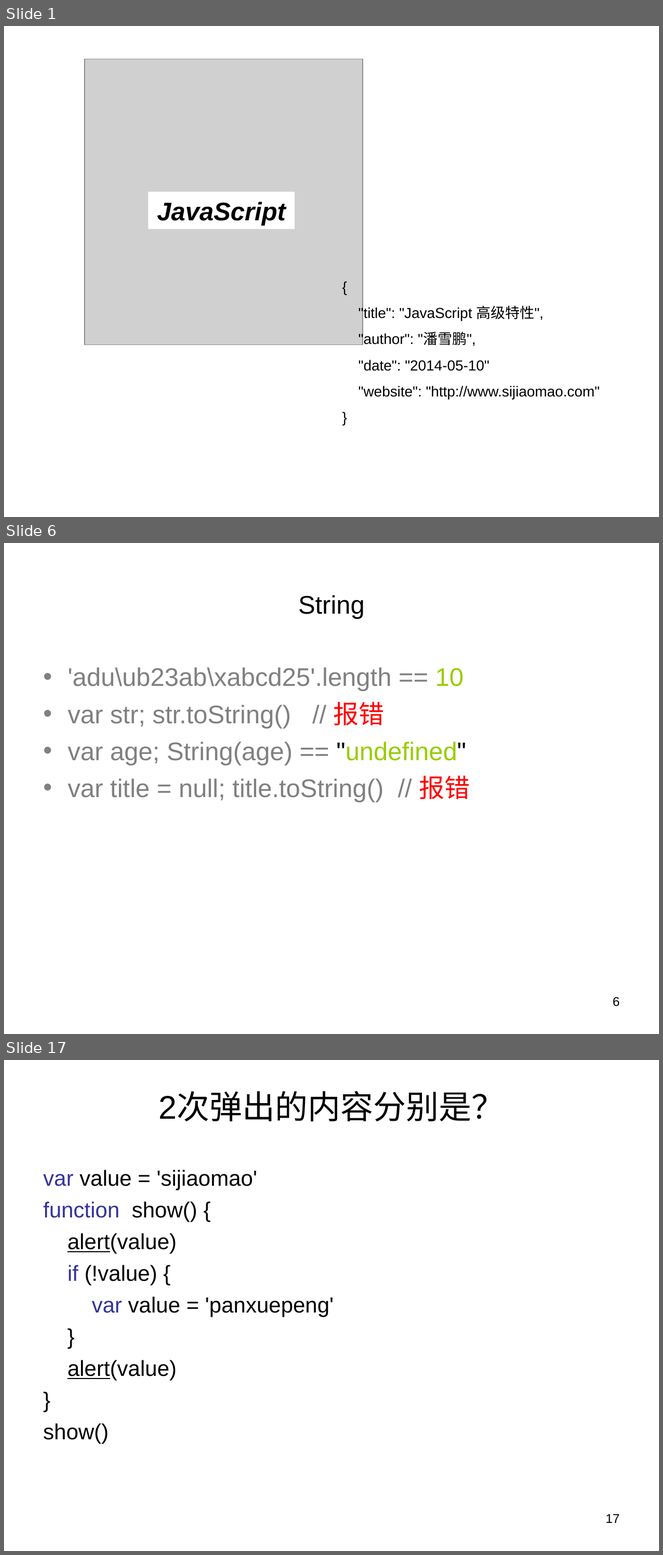
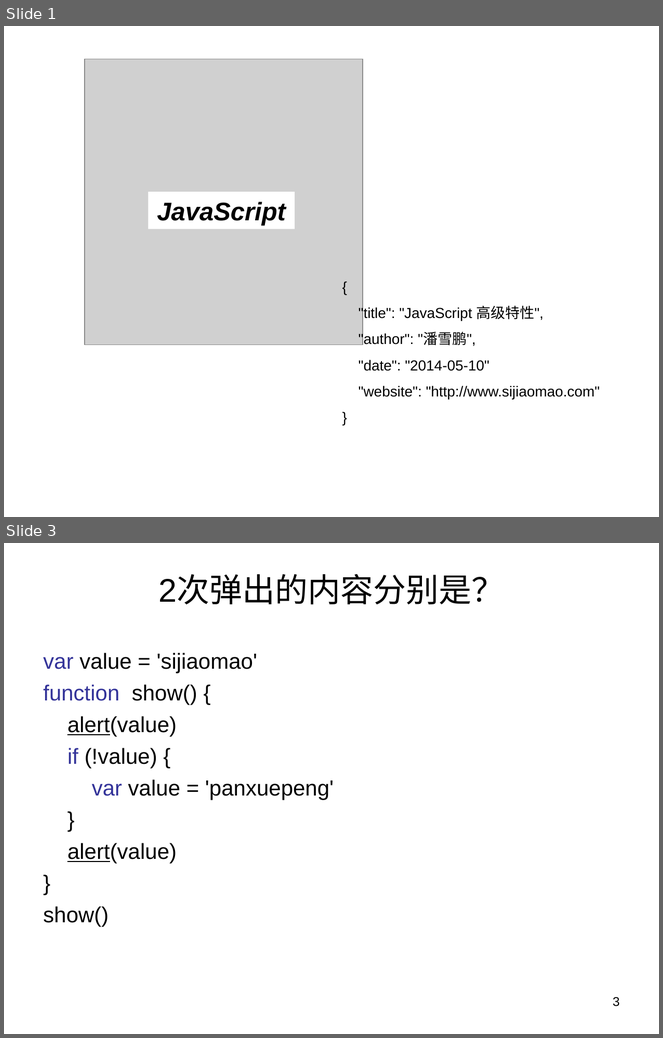
Before and after one commit to panxuepeng/javascript, a slide deck: ppt/第二天课程.ppt. Shown one above the other, each under a label of ours: slides 1, 6 and 17 before the commit, slides 1 and 3 after it; the slides between them are not shown. The pictures are 663x1555 and 663x1038 pixels, drawn with LibreOffice and Linux fonts; fonts in the diff are those of the drawing; grey boxes stand for pictures. Boxes give left, top, right and bottom in pixels: in the first picture for what was removed or moved away, otherwise in the second. Text is boxed around its words. In the diff, an @@ line names an element or a change of style, - is before the commit and + after.

```diff
--- a/ppt/第二天课程.ppt
+++ b/ppt/第二天课程.ppt
@@ slide 6 removed at [4, 543, 659, 1034], background #FFFFFF @@
@@ title removed at [298, 595, 365, 619] @@
-String
@@ text removed at [68, 667, 470, 802] @@
-• 'adu\ub23ab\xabcd25'.length == 10
-• var str; str.toString() // 报错
-• var age; String(age) == "undefined"
-• var title = null; title.toString() // 报错
@@ page number removed at [613, 997, 620, 1007] @@
-6
@@ what was slide 17 is now slide 3 @@
@@ page number at [613, 997, 620, 1007]: text changed @@
-17
+3
```
Also in this commit, not shown: 4 slides changed, 14 other slides removed, 2 other files.
